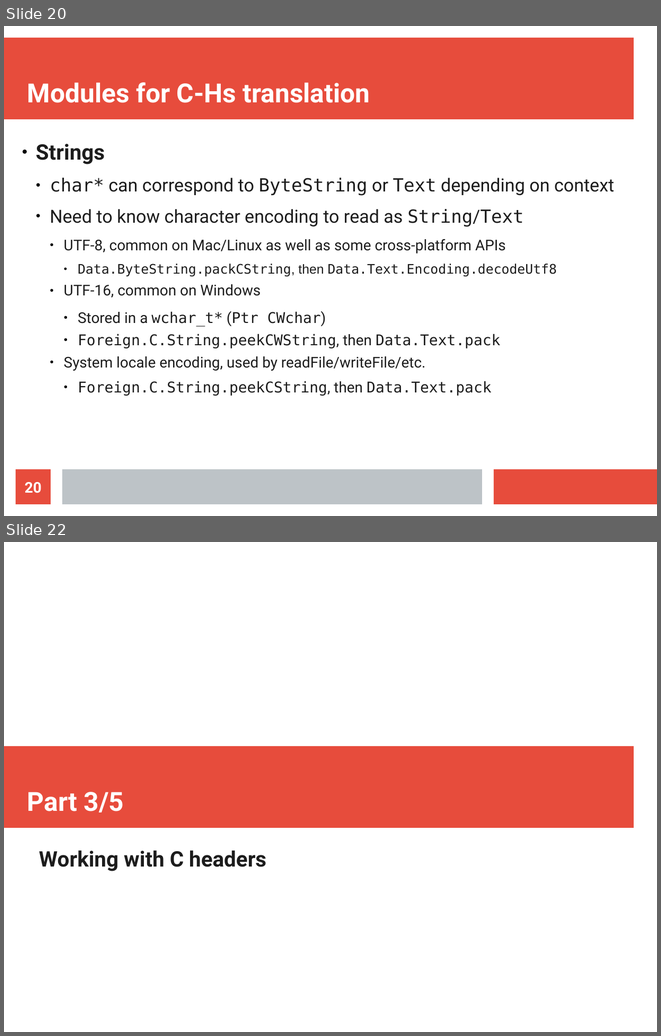
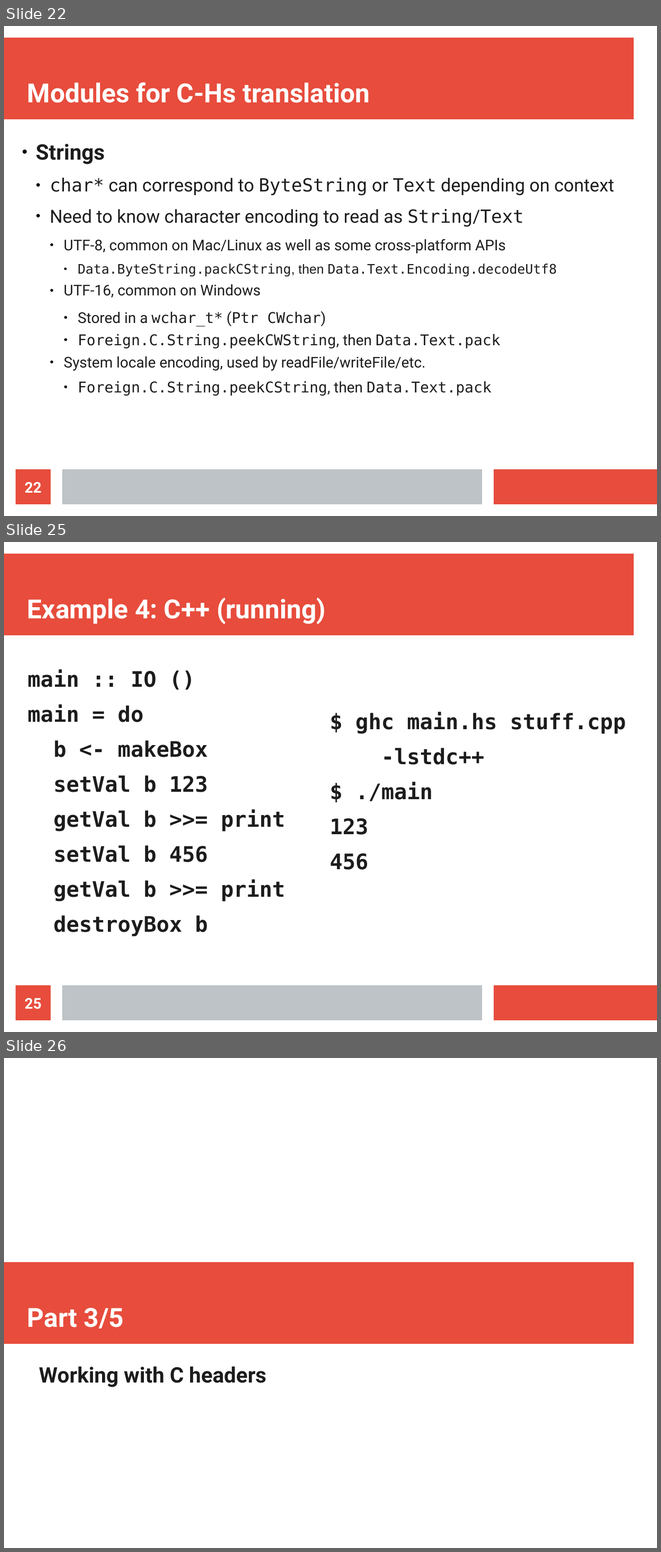
Before and after one commit to mtolly/haskell-c-talk, a slide deck: presentation.odp. Shown one above the other, each under a label of ours: slides 20 and 22 before the commit, slides 22, 25 and 26 after it; the slides between them are not shown. The pictures are 661x1036 and 661x1552 pixels, drawn with LibreOffice and Linux fonts; fonts in the diff are those of the drawing. Boxes give left, top, right and bottom in pixels: in the first picture for what was removed or moved away, otherwise in the second. Text is boxed around its words. In the diff, an @@ line names an element or a change of style, - is before the commit and + after.

Commit message:
Array and C++ examples

```diff
--- a/presentation.odp
+++ b/presentation.odp
@@ slide 25 added at <box>4,542,657,1032</box>, background #FFFFFF; not listed: 3 template elements that a slide beside it also shows @@
@@ title added at <box>27,598,326,624</box>, 32 pt, text #FFFFFF, bold @@
+Example 4: C++ (running)
@@ text added at <box>28,669,285,936</box>, 26 pt, text #1C1C1C, bold @@
+main :: IO ()
+main = do
+b <- makeBox
+setVal b 123
+getVal b >>= print
+setVal b 456
+getVal b >>= print
+destroyBox b
@@ text added at <box>330,712,626,870</box>, 26 pt, text #1C1C1C, bold @@
+$ ghc main.hs stuff.cpp
+-lstdc++
+$ ./main
+123
+456
@@ page number added at <box>16,985,51,1020</box>, fill #E74C3C, 18 pt, text #FFFFFF, bold @@
+25
@@ what was slide 20 is now slide 22 @@
@@ page number at <box>25,482,42,492</box>: text changed @@
-20
+22
@@ what was slide 22 is now slide 26 @@
```
Also in this commit, not shown: 7 slides changed, 4 other slides added, 8 other files.
